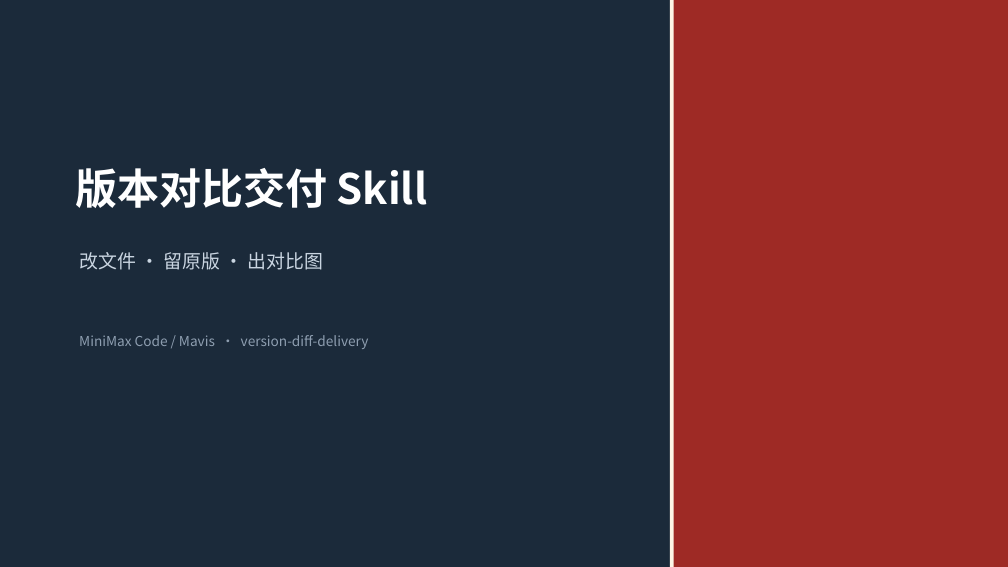
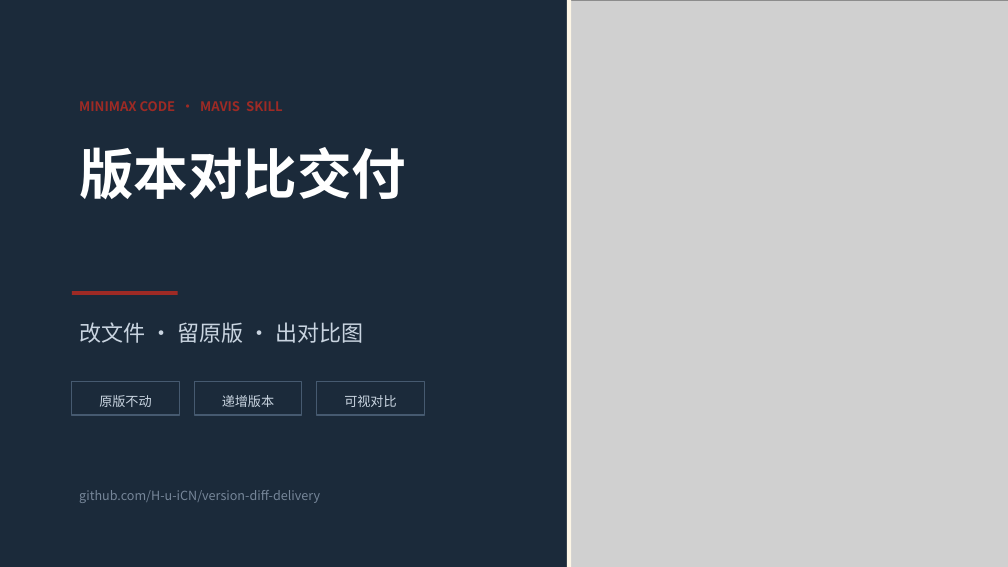
Before and after one commit to H-u-iCN/version-diff-delivery, a slide deck: slide 1 of docs/samples/demo_v1.pptx. Drawn at 1008x567 pixels with LibreOffice and Linux fonts; fonts in the diff are those of the drawing; grey boxes stand for pictures. Boxes give left, top, right and bottom in pixels: in the first picture for what was removed or moved away, otherwise in the second. Text is boxed around its words. In the diff, an @@ line names an element or a change of style, - is before the commit and + after.

```diff
--- a/docs/samples/demo_v1.pptx
+++ b/docs/samples/demo_v1.pptx
@@ rectangle: place and size @@
-rectangle at [670,0,674,567]
+rectangle at [567,0,572,567]
@@ picture added at [571,0,1008,567] @@
@@ rectangle removed at [673,0,1008,567] @@
@@ text at [79,101,283,111]: text changed; size 13 to 12.5 pt; text colour #8E9EB0 to #9E2A25; bold on @@
-MiniMax Code / Mavis · version-diff-delivery
+MINIMAX CODE · MAVIS SKILL
@@ text at [79,147,406,199]: text changed; size 40 to 52 pt @@
-版本对比交付 Skill
+版本对比交付
@@ rectangle added at [72,291,178,295], fill #9E2A25 @@
@@ text "改文件 · 留原版 · 出对比图": place and size @@
-text "改文件 · 留原版 · 出对比图" at [79,252,323,270]
+text "改文件 · 留原版 · 出对比图" at [79,322,363,343]
@@ text "改文件 · 留原版 · 出对比图" at [79,322,363,343]: size 18 to 21 pt @@
@@ rectangle added at [72,382,179,415], outline #465A70 1 pt @@
@@ rectangle added at [194,382,302,415], outline #465A70 1 pt @@
@@ rectangle added at [317,382,424,415], outline #465A70 1 pt @@
@@ text added at [99,395,151,407], 12.5 pt, text #C9D4E0 @@
+原版不动
@@ text added at [222,395,274,407], 12.5 pt, text #C9D4E0 @@
+递增版本
@@ text added at [344,395,396,407], 12.5 pt, text #C9D4E0 @@
+可视对比
@@ text added at [79,490,320,503], 12 pt, text #768699 @@
+github.com/H-u-iCN/version-diff-delivery
```
Also in this commit, not shown: 2 slides added, 5 slides removed, 9 other files.
